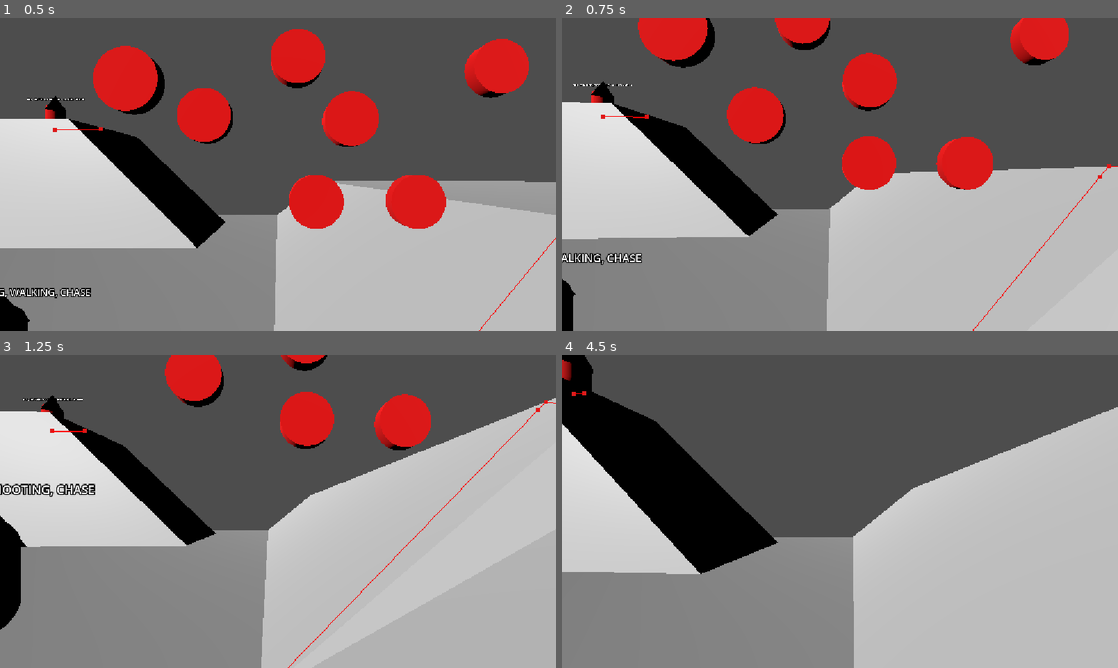
Above: before the commit, frames 1-4 (two rows, left to right).
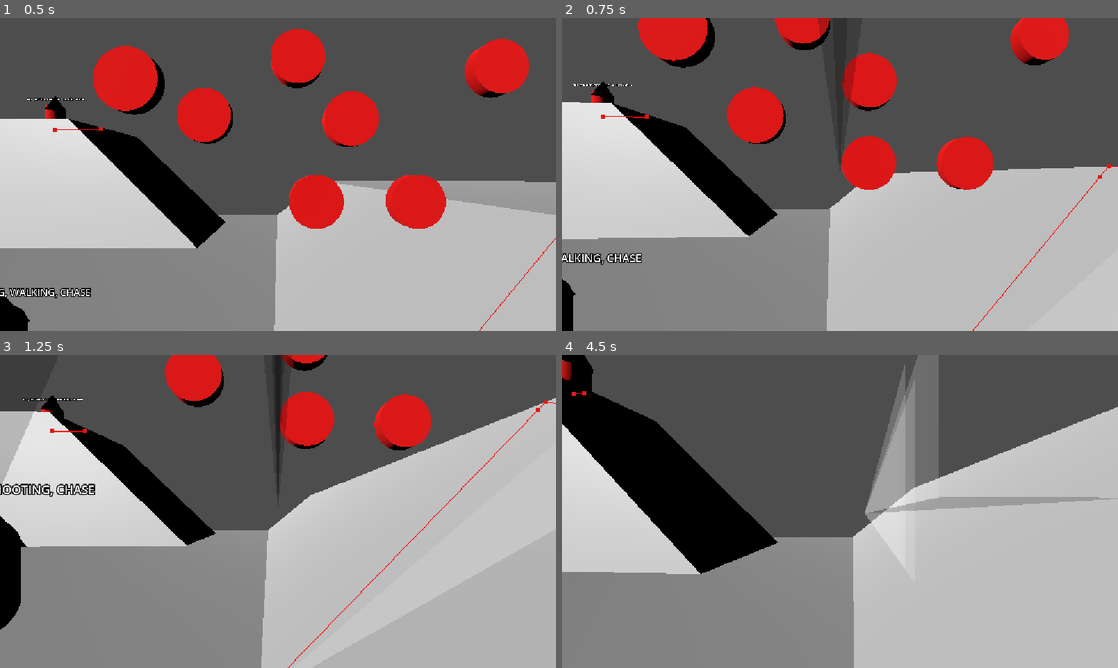
Above: after the commit, the same moments.

Repository: flowerFawn/unnamed-narrative-fps
Game: Godot game, scene res://prototyping/prototype world.tscn
Two runs of this game, one before a commit and one after it. Both use one fixed random seed, a clock stepped at 60 frames per second and the inputs below. The engine's default icon, where the game draws it, is replaced by a stand-in: a white triangle on a blue panel in a dark square.
Inputs (mouse positions are in pixels of both pictures, inside the frame that each line leads up to):
- Up to frame 1 (0.5 s): no input
- Up to frame 2 (0.75 s): move the mouse to (867, 174) at 0.52 s; press the mouse at (867, 174) at 0.53 s; hold W (Move Forward) from 0.53 s (still down)
- Up to frame 3 (1.25 s): keep holding W (Move Forward); tap Space (Jump) at 0.77 s
- Up to frame 4 (4.5 s): keep holding W (Move Forward); move the mouse to (812, 511) at 1.27 s; release the mouse at (812, 511) at 1.28 s; click (812, 511) at 1.35 s; tap Space (Jump) at 1.52, 3.02, 3.77 s; move the mouse to (851, 505) at 2.02 s; hold Shift (Sprint) 2.03-2.78 s; click (851, 505) at 2.3 s; move the mouse to (834, 517) at 2.77 s; click (834, 517) at 2.85 s; move the mouse to (878, 514) at 3.52 s; press the mouse at (878, 514) at 3.53 s; move the mouse to (795, 508) at 4.27 s; release the mouse at (795, 508) at 4.28 s; tap Shift (Sprint) at 4.35 s

Frame 1 is identical in both runs. In frame 2, 0.9% of the frame differs, in the area x 46-53%, y 0-47%; in frame 3, 1.4%; in frame 4, 5.0%, in the area x 54-100%, y 0-54%.

Commit message:
janky bullet trail system with primitive meshes

Diff:
--- a/player/player.tscn
+++ b/player/player.tscn
@@ -2,6 +2,7 @@
 
 [ext_resource type="Script" uid="uid://x3lektvp28jy" path="res://player/player.gd" id="1_oul6g"]
 [ext_resource type="PackedScene" uid="uid://0hpsvqsuisno" path="res://player/player_head.tscn" id="2_rkbax"]
+[ext_resource type="PackedScene" uid="uid://bxpcg6bobpvyo" path="res://ui/hud/hud.tscn" id="3_g1dw6"]
 
 [sub_resource type="CapsuleShape3D" id="CapsuleShape3D_y8mhm"]
 height = 1.8
@@ -23,3 +24,5 @@
 [node name="PlayerPlaceholderMesh" type="MeshInstance3D" parent="." unique_id=451573107]
 visible = false
 mesh = SubResource("CapsuleMesh_vmthy")
+
+[node name="HudLayer" parent="." unique_id=1006490498 instance=ExtResource("3_g1dw6")]
--- a/project.godot
+++ b/project.godot
@@ -10,7 +10,7 @@
 
 [application]
 
-config/name="Urban Unplanning"
+config/name="Unnamed Narrative FPS"
 run/main_scene="uid://dskooj4qmp27f"
 config/features=PackedStringArray("4.7", "Forward Plus")
 config/icon="res://icon.svg"
--- /dev/null
+++ b/ui/hud/hud.tscn
@@ -0,0 +1,32 @@
+[gd_scene format=3 uid="uid://bxpcg6bobpvyo"]
+
+[ext_resource type="Texture2D" uid="uid://4q335xxs2p" path="res://icon.svg" id="1_xmswo"]
+
+[node name="HudLayer" type="CanvasLayer" unique_id=1006490498]
+
+[node name="Hud" type="Control" parent="." unique_id=1163480573]
+layout_mode = 3
+anchors_preset = 15
+anchor_right = 1.0
+anchor_bottom = 1.0
+grow_horizontal = 2
+grow_vertical = 2
+mouse_filter = 2
+
+[node name="Crosshair" type="TextureRect" parent="Hud" unique_id=1266657256]
+visible = false
+layout_mode = 1
+anchors_preset = 8
+anchor_left = 0.5
+anchor_top = 0.5
+anchor_right = 0.5
+anchor_bottom = 0.5
+offset_left = -64.0
+offset_top = -64.0
+offset_right = 64.0
+offset_bottom = 64.0
+grow_horizontal = 2
+grow_vertical = 2
+offset_transform_enabled = true
+offset_transform_scale = Vector2(0.25, 0.25)
+texture = ExtResource("1_xmswo")
--- /dev/null
+++ b/weapons/decal.tscn
@@ -0,0 +1,8 @@
+[gd_scene format=3 uid="uid://b8art13p6snog"]
+
+[ext_resource type="Texture2D" uid="uid://cum1m08rrsemk" path="res://assets/gunshot_decal.png" id="1_voaxj"]
+
+[node name="Decal" type="Decal" unique_id=26858741]
+size = Vector3(0.1, 0.1, 0.1)
+texture_albedo = ExtResource("1_voaxj")
+distance_fade_enabled = true
--- a/weapons/scripts/gun.gd
+++ b/weapons/scripts/gun.gd
@@ -1,5 +1,17 @@
 extends Weapon
 class_name WeaponGun
+
+
+var bullet_trail_mesh:BoxMesh
+
+func setup() -> void:
+	var trail_material:StandardMaterial3D
+	bullet_trail_mesh = BoxMesh.new()
+	bullet_trail_mesh.size = Vector3(0.05, 0.05, weapon_info.range)
+	trail_material = StandardMaterial3D.new()
+	trail_material.transparency = BaseMaterial3D.TRANSPARENCY_ALPHA
+	trail_material.albedo_color = Color(1, 1, 1, 0.2)
+	bullet_trail_mesh.material = trail_material
 
 func _shoot() -> void:
 	var ray:RayCast3D = RayCast3D.new()
@@ -11,3 +23,13 @@
 		var target:PhysicsBody3D = ray.get_collider()
 		attempt_hit(target)
 	#ray.queue_free()
+
+func _shot_visuals() -> void:
+	var trail_instance:MeshInstance3D = MeshInstance3D.new()
+	trail_instance.mesh = bullet_trail_mesh
+	get_tree().root.add_child(trail_instance)
+	trail_instance.global_position = global_position
+	trail_instance.global_basis = global_basis
+	trail_instance.global_position += -global_basis.z.normalized() * weapon_info.range / 2
+	await get_tree().create_timer(0.5).timeout
+	trail_instance.queue_free()
--- a/weapons/weapon.gd
+++ b/weapons/weapon.gd
@@ -24,6 +24,7 @@
 ##Timer that is used for the cooldown between shots
 var cooldown_timer:Timer
 
+
 ##If the weapon is currently on cooldown and cannot be used
 var on_cooldown:bool = false
 
@@ -31,6 +32,13 @@
 func _ready() -> void:
 	cooldown_timer = create_cooldown_timer()
 	add_child(cooldown_timer)
+	setup()
+
+
+##subroutine to be overwritten in subclasses, called in ready, for any
+##specifically required setup
+func setup() -> void:
+	pass
 
 ##Checks if able to shoot, and if so, does shoot.
 ##After shooting calls _shot_end() to start the cooldown.
@@ -38,12 +46,20 @@
 func attempt_shoot() -> void:
 	if not on_cooldown:
 		_shoot()
+		_shot_visuals()
 		_shot_end()
 
 ##Subroutine that actually shoots. Can be overwritten in some weapon subclasses.
 ##Should not ever be called from outside of attempt_shoot()
 func _shoot() -> void:
 	pass
+
+
+##Subroutine that handles visuals for the weapon. Overwritten by subclasses
+func _shot_visuals() -> void:
+	pass
+
+
 
 ##Marks the cooldown flag as true to prevent more shooting, and starts the timer
 ##to undo this.
Binary file added: assets/gunshot_decal.png
Not shown, added: assets/gunshot_decal.png.import
Binary file added: ui/hud/placeholder_crosshair.png
Not shown, added: ui/hud/placeholder_crosshair.png.import
Not shown, added: assets/placeholder_crosshair.png~
